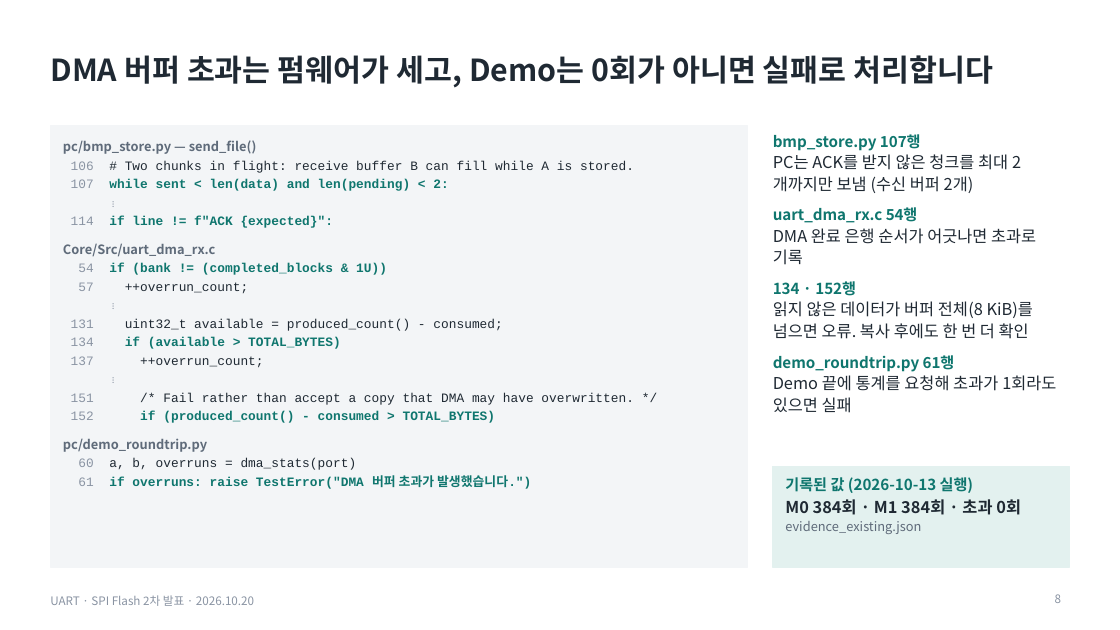
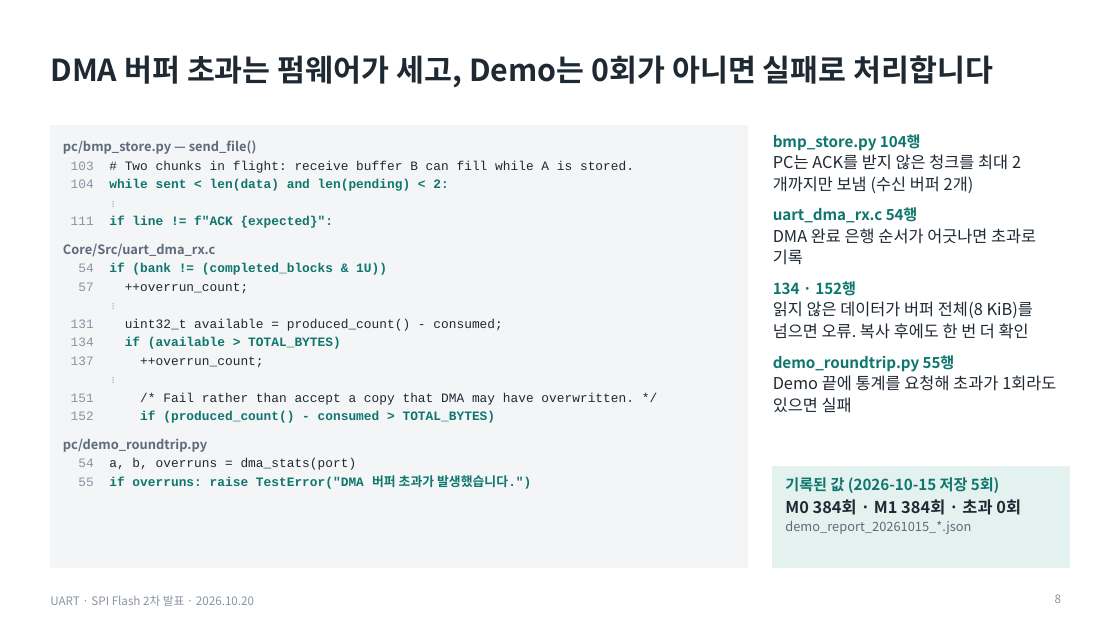
Before and after one commit to dazement/STM32-BMP-file-store-in-Flash-memory, a slide deck: slide 8 of presentation_oct20/output/UART_SPIFlash_2차발표_1020_코드검증.pptx. Drawn at 1120x630 pixels with LibreOffice and Linux fonts; fonts in the diff are those of the drawing. Boxes give left, top, right and bottom in pixels: in the first picture for what was removed or moved away, otherwise in the second. Text is boxed around its words. In the diff, an @@ line names an element or a change of style, - is before the commit and + after.

```diff
--- a/presentation_oct20/output/UART_SPIFlash_2차발표_1020_코드검증.pptx
+++ b/presentation_oct20/output/UART_SPIFlash_2차발표_1020_코드검증.pptx
@@ text at (773,134,921,151): text changed @@
-bmp_store.py 107행
+bmp_store.py 104행
@@ text at (71,161,634,191): text changed @@
-106 # Two chunks in flight: receive buffer B can fill while A is stored.
-107 while sent < len(data) and len(pending) < 2:
+103 # Two chunks in flight: receive buffer B can fill while A is stored.
+104 while sent < len(data) and len(pending) < 2:
@@ text at (71,216,334,228): text changed @@
-114 if line != f"ACK {expected}":
+111 if line != f"ACK {expected}":
@@ text at (773,355,955,372): text changed @@
-demo_roundtrip.py 61행
+demo_roundtrip.py 55행
@@ text at (78,458,531,489): text changed @@
-60 a, b, overruns = dma_stats(port)
-61 if overruns: raise TestError("DMA 버퍼 초과가 발생했습니다.")
+54 a, b, overruns = dma_stats(port)
+55 if overruns: raise TestError("DMA 버퍼 초과가 발생했습니다.")
@@ text at (785,477,1000,493): text changed @@
-기록된 값 (2026-10-13 실행)
+기록된 값 (2026-10-15 저장 5회)
@@ text at (785,521,971,534): text changed @@
-evidence_existing.json
+demo_report_20261015_*.json
```
Also in this commit, not shown: 7 other slides changed, 3 slides added, 3 slides removed.
